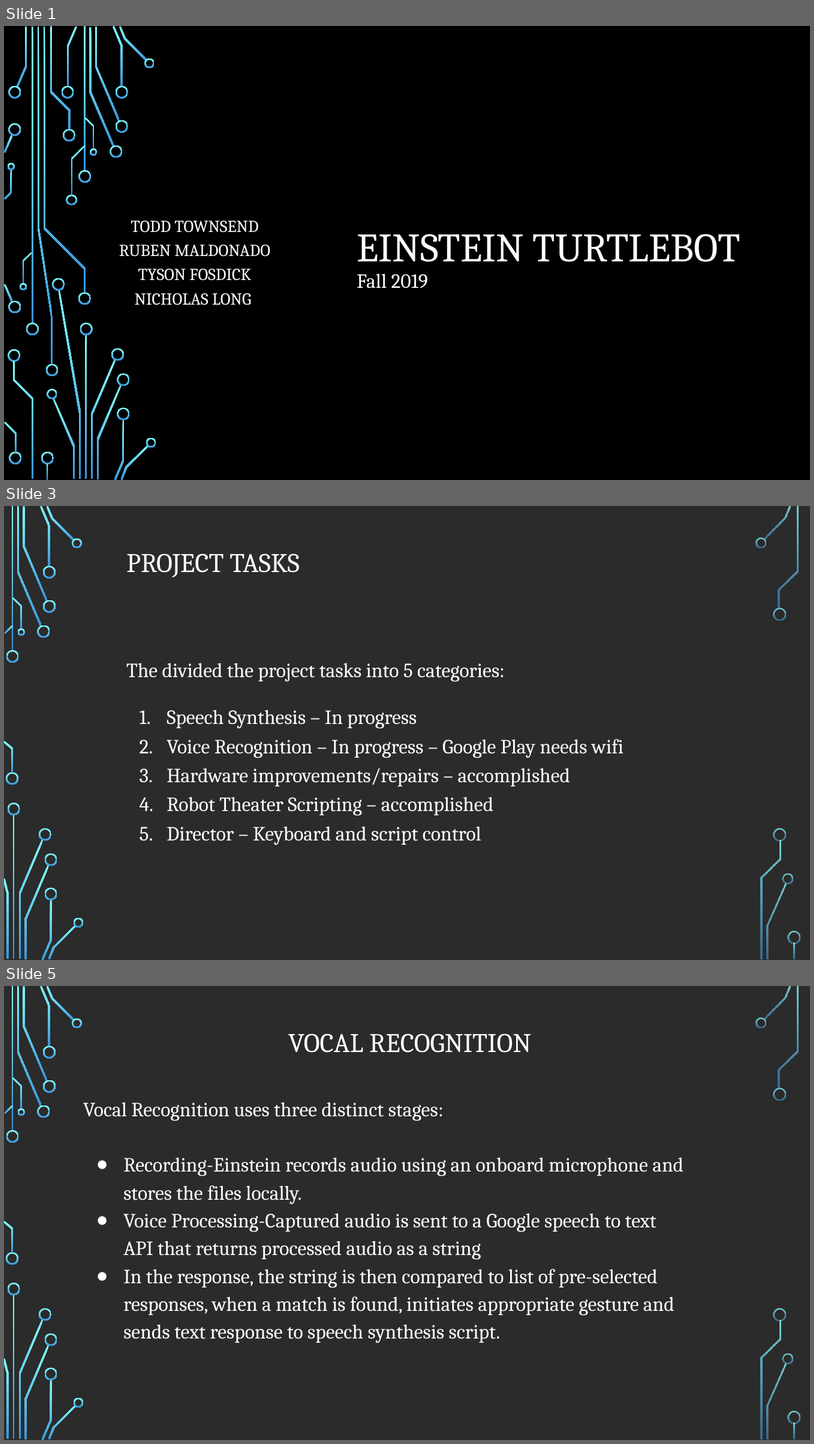
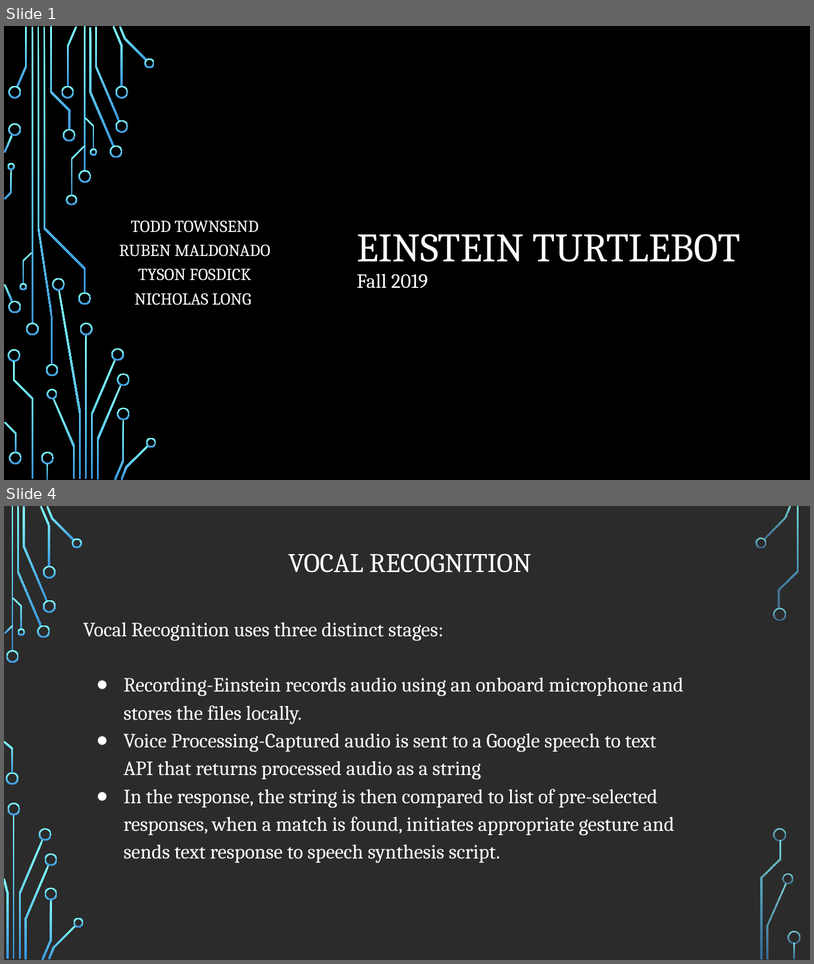
Before and after one commit to DrFoz/ECE478, a slide deck: ECE478_Einstein_Turtlebot_Team6_Project_1/Einstein_Turtlebot_Presentaion.pptx. Shown one above the other, each under a label of ours: slides 1, 3 and 5 before the commit, slides 1 and 4 after it; the slides between them are not shown. The pictures are 814x1444 and 814x964 pixels, drawn with LibreOffice and Linux fonts; fonts in the diff are those of the drawing; background and template pictures are left out; a plain dark background stands for a picture behind light text. Boxes give left, top, right and bottom in pixels: in the first picture for what was removed or moved away, otherwise in the second. Text is boxed around its words. In the diff, an @@ line names an element or a change of style, - is before the commit and + after.

```diff
--- a/ECE478_Einstein_Turtlebot_Team6_Project_1/Einstein_Turtlebot_Presentaion.pptx
+++ b/ECE478_Einstein_Turtlebot_Team6_Project_1/Einstein_Turtlebot_Presentaion.pptx
@@ slide 3 removed at (4, 506, 810, 960), background picture (left out); not listed: 36 template elements that a slide beside it also shows @@
@@ title removed at (126, 553, 299, 577) @@
-PROJECT TASKS
@@ text removed at (126, 663, 624, 845) @@
-The divided the project tasks into 5 categories:
-1. Speech Synthesis – In progress
-2. Voice Recognition – In progress – Google Play needs wifi
-3. Hardware improvements/repairs – accomplished
-4. Robot Theater Scripting – accomplished
-5. Director – Keyboard and script control
@@ what was slide 5 is now slide 4 @@
```
Also in this commit, not shown: 4 slides changed.
